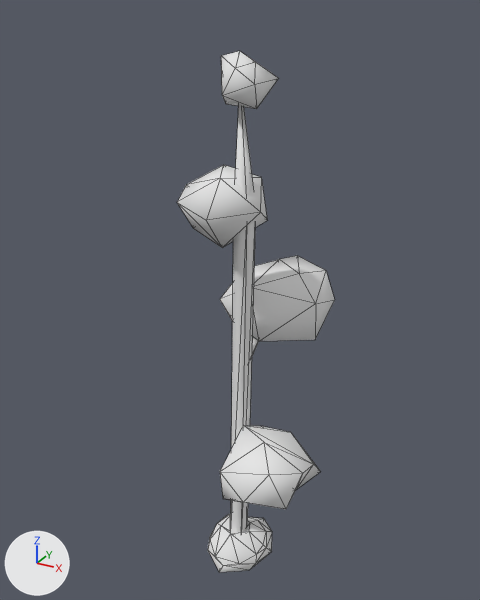
Before and after pictures for a commit that changed the glTF model models/whBrazilNutTreeSapling.glb.
Before and after are seen from a camera (50 mm lens) standing at (2.76, -4.99, 5.36) and looking at (-0.03, 0.08, 2.82). The axes (+X, +Y, +Z) are drawn at lower left. The lights are the same throughout. The first picture is the older version. Mesh edges are drawn as thin lines. Vertices at exactly the same position are counted once.
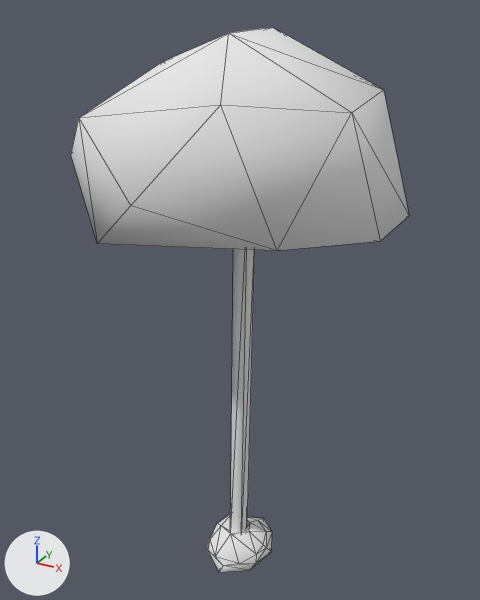
Boxes [x1, y1, x2, y2] around the edits, measured in the pictures (480 x 600 px):
'Cube', reshaped (113% wider)
    before: [177, 51, 335, 572]
    after: [71, 27, 409, 572]
part 1 of me_cube_025, added
    after: [71, 27, 409, 251]
part 2 of me_cube_025, deleted
    before: [177, 51, 335, 509]
part 3 of me_cube_025, deleted
    before: [235, 105, 254, 195]

The change, as a diff of the scene's bpy script:
```diff
--- a/models/whBrazilNutTreeSapling.glb.py
+++ b/models/whBrazilNutTreeSapling.glb.py
@@ me_cube_025 @@
 # used by ob_cube; location = (0.0, 0.0, 0.0)
 # verts and faces of me_cube_025; kept vertices keep their numbers, new ones are numbered from 112
 # before: 97 (0.15, 0.04, 3.77), 98 (0.14, -0.1, 3.77), 99 (0.0, -0.09, 3.77), 100 (0.01, 0.05, 3.77), 101 (0.08, -0.12, 4.88)
-me_cube_025.from_pydata(...)  # 112 vertices, 186 faces; spans x -0.53..0.88, y -0.72..1.35, z -0.34..5.05
+me_cube_025.from_pydata(...)  # 66 vertices, 116 faces; spans x -1.45..1.45, y -1.53..1.27, z -0.34..5.21
+# me_cube_025 part 1: a new loose piece of 24 vertices spanning x -1.45..1.45, y -1.53..1.27, z 3.59..5.21, in mat_brazilnutleaf (white #e7e7e7)
+# me_cube_025 part 2: 6 loose pieces with 69 vertices, spanning x -0.53..0.88, y -0.72..1.35, z 0.63..5.05, are deleted
+# me_cube_025 part 3
+delete_vertices([101])  # with the faces that use them
 me_cube_025.materials.append(mat_dirt)
```
